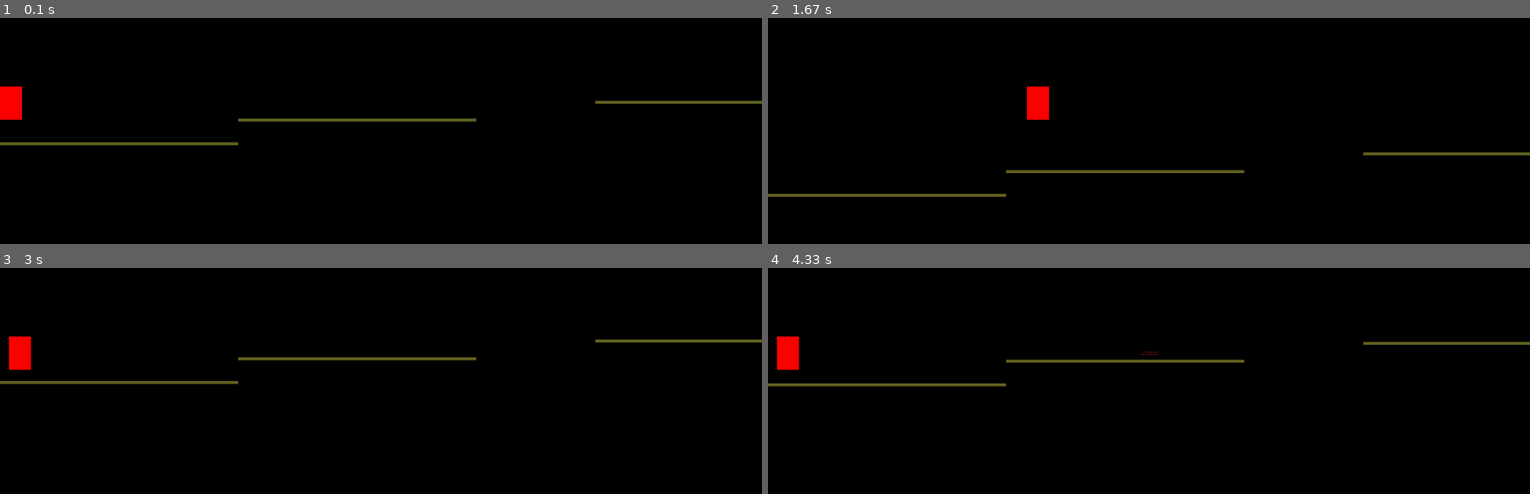
Above: before the commit, frames 1-4 (two rows, left to right).
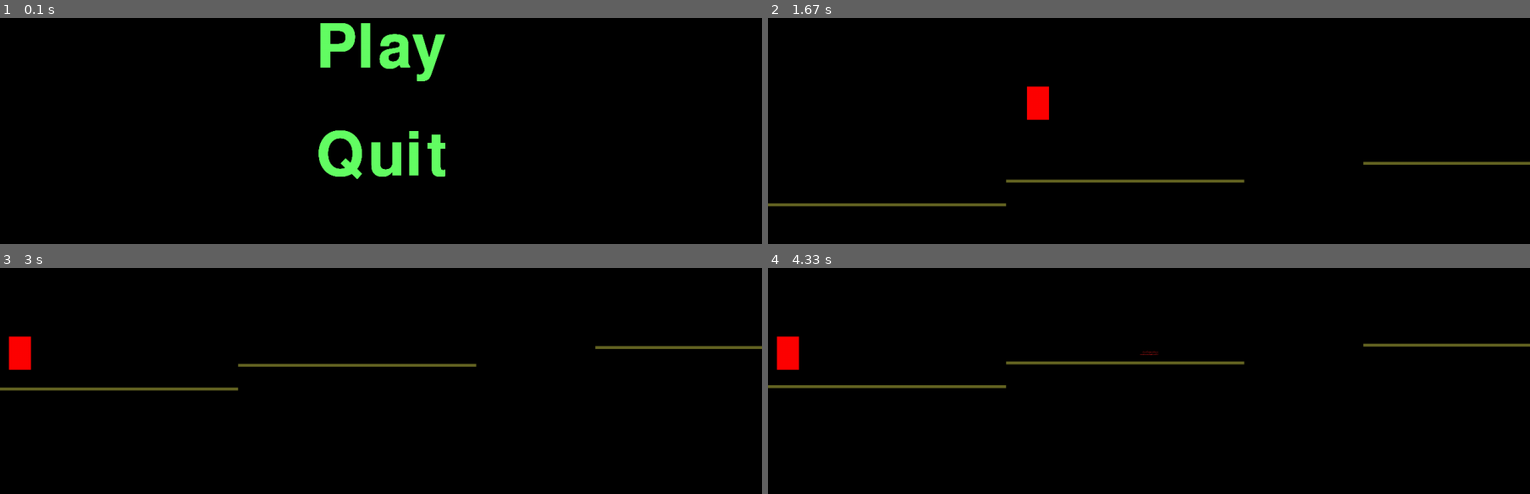
Above: after the commit, the same moments.

Repository: ovad4221/pygame_project
Game: pygame game, started from uroven_tren.py
Two runs of this game, one before a commit and one after it. Both use one fixed random seed, a clock stepped at 60 frames per second and the inputs below.
Inputs (mouse positions are in pixels of both pictures, inside the frame that each line leads up to):
- Up to frame 1 (0.1 s): no input
- Up to frame 2 (1.67 s): press the mouse at (1149, 49) at 0.37 s; move the mouse to (1232, 72) at 0.47 s; release the mouse at (1324, 94) at 0.6 s; hold D 0.67-1.13 s; move the mouse to (outside the picture) at 0.7 s; hold D 1.17-1.63 s; move the mouse to (1088, 88) at 1.2 s; tap Space at 1.23, 1.53 s
- Up to frame 3 (3 s): hold A 1.67-2.2 s; move the mouse to (outside the picture) at 1.7 s; tap Space at 1.73, 2.03, 2.3, 2.63, 2.93 s; hold S 2.23-2.53 s; move the mouse to (outside the picture) at 2.27 s; hold A 2.57-2.97 s; move the mouse to (472, 322) at 2.6 s
- Up to frame 4 (4.33 s): tap Esc at 3 s

The runs differ from the first frame. In frame 1, 5.1% of the frame differs, in the area x 0-100%, y 2-72%; in frame 2, 2.5%; in frame 3, 2.5%; in frame 4, 1.8%.

Commit message:
Стартовое меню

Diff:
--- a/uroven_tren.py
+++ b/uroven_tren.py
@@ -1,18 +1,74 @@
 import pygame
+import sys
 from oop_maybe import Person, Log, Camera
 from constans import *
 
 
+# это лучше делать вне класса
+pygame.init()
+pygame.display.set_caption('Level')
+size = WIDTH, HEIGHT
+clock = pygame.time.Clock()
+screen = pygame.display.set_mode(size)
+
+
+def terminate():
+    pygame.quit()
+    sys.exit()
+
+
+# тестовое стартовое меню
+def start_window():
+    screen.fill((0, 0, 0))
+    color_play = (100, 255, 100)
+    color_quit = (100, 255, 100)
+    font = pygame.font.Font(None, 150)
+    text_play = font.render("Play", True, color_play)
+    text_quit = font.render("Quit", True, color_quit)
+    text_x = WIDTH // 2 - text_play.get_width() // 2
+    text_y_play = HEIGHT // 2 - text_play.get_height() // 2 - HEIGHT // 8
+    text_y_quit = HEIGHT // 2 - text_quit.get_height() // 2 + HEIGHT // 8
+
+    run = True
+    while run:
+        for event in pygame.event.get():
+            if event.type == pygame.QUIT:
+                run = False
+            if event.type == pygame.MOUSEMOTION:
+                if text_x <= event.pos[0] <= text_x + text_play.get_width() and \
+                        text_y_play <= event.pos[1] <= text_y_play + text_play.get_height():
+                    color_play = (50, 125, 50)
+                else:
+                    color_play = (100, 255, 100)
+                if text_x <= event.pos[0] <= text_x + text_play.get_width() and \
+                        text_y_quit <= event.pos[1] <= text_y_quit + text_quit.get_height():
+                    color_quit = (50, 125, 50)
+                else:
+                    color_quit = (100, 255, 100)
+            if event.type == pygame.MOUSEBUTTONDOWN:
+                if text_x <= event.pos[0] <= text_x + text_play.get_width() and\
+                        text_y_play <= event.pos[1] <= text_y_play + text_play.get_height():
+                    return
+                if text_x <= event.pos[0] <= text_x + text_play.get_width() and \
+                        text_y_quit <= event.pos[1] <= text_y_quit + text_quit.get_height():
+                    terminate()
+
+        text_play = font.render("Play", True, color_play)
+        text_quit = font.render("Quit", True, color_quit)
+        screen.blit(text_play, (text_x, text_y_play))
+        screen.blit(text_quit, (text_x, text_y_quit))
+        clock.tick(FPS)
+        pygame.display.flip()
+
+
+start_window()
+
+
 class Level:
     def __init__(self, pers_x, pers_y, end_of_level, logs=[], enemies=[], do_center=True):
-        pygame.init()
-        pygame.display.set_caption('Level')
-        size = WIDTH, HEIGHT
         self.end_of_level = end_of_level
         self.do_center = do_center
-        self.screen = pygame.display.set_mode(size)
-        self.screen.fill((0, 0, 0))
-        self.clock = pygame.time.Clock()
+        screen.fill((0, 0, 0))
         self.running = True
         self.alp = 0
         self.pers = Person(pers_x, pers_y)
@@ -24,7 +80,7 @@
         while self.running:
             for event in pygame.event.get():
                 if event.type == pygame.QUIT:
-                    self.stop_drun()
+                    self.stop_run()
                 if event.type == pygame.KEYDOWN:
                     # d down
                     if event.key == pygame.K_d:
@@ -41,7 +97,7 @@
                     # esc - остановка уровня
                     if event.key == pygame.K_ESCAPE:
                         self.stop_run()
-                    self.clock.tick()
+                    clock.tick()
                 if event.type == pygame.KEYUP:
                     # d up
                     if event.key == pygame.K_d:
@@ -62,8 +118,8 @@
             if WIDTH // 2 < self.pers.rect.x - self.logs[0].rect.x < self.end_of_level - WIDTH // 2:
                 self.camera.cam_on = True
 
-            self.screen.fill((0, 0, 0))
-            self.clock.tick(FPS)
+            screen.fill((0, 0, 0))
+            clock.tick(FPS)
             self.pers.run()
             self.pers.fly()
             self.drawing()
@@ -74,7 +130,7 @@
         self.camera.update(self.pers)
         for sprite in all_sprites:
             self.camera.apply(sprite)
-        all_sprites.draw(self.screen)
+        all_sprites.draw(screen)
 
     def stop_run(self):
         font1 = pygame.font.Font(None, 50 * int(HEIGHT * WIDTH / (1366 * 768)))
@@ -91,7 +147,7 @@
         check_screen.fill((0, 0, 0))
         check_screen.blit(text1, (max(w1, w2) - w1, 0))
         check_screen.blit(text2, (max(w1, w2) - w2, h1))
-        self.screen.blit(check_screen, (WIDTH // 2 - max(w1, w2) // 2, HEIGHT // 2 - (h1 + h2) // 2))
+        screen.blit(check_screen, (WIDTH // 2 - max(w1, w2) // 2, HEIGHT // 2 - (h1 + h2) // 2))
         pygame.display.flip()
         to_run = True
         error_stop = False
